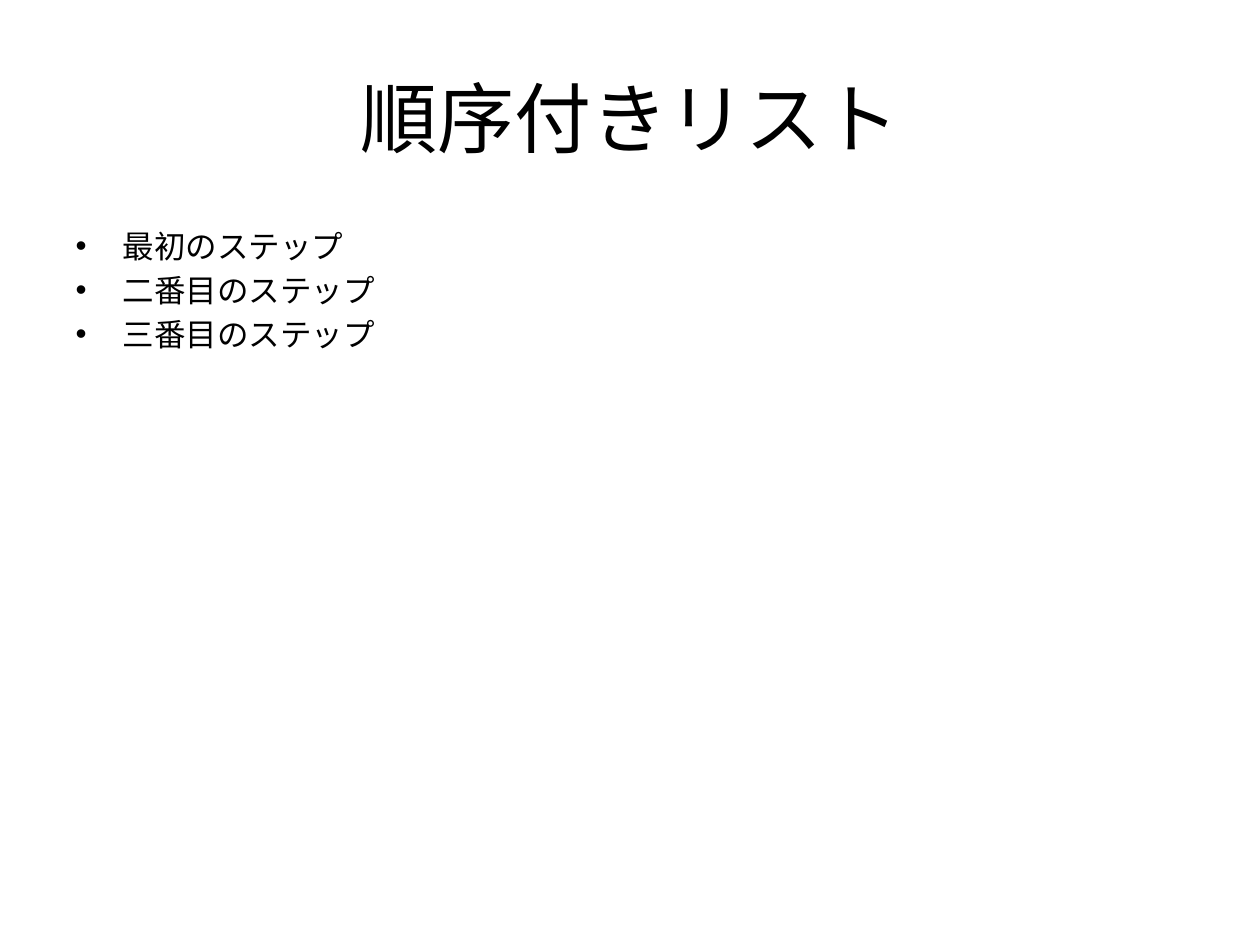
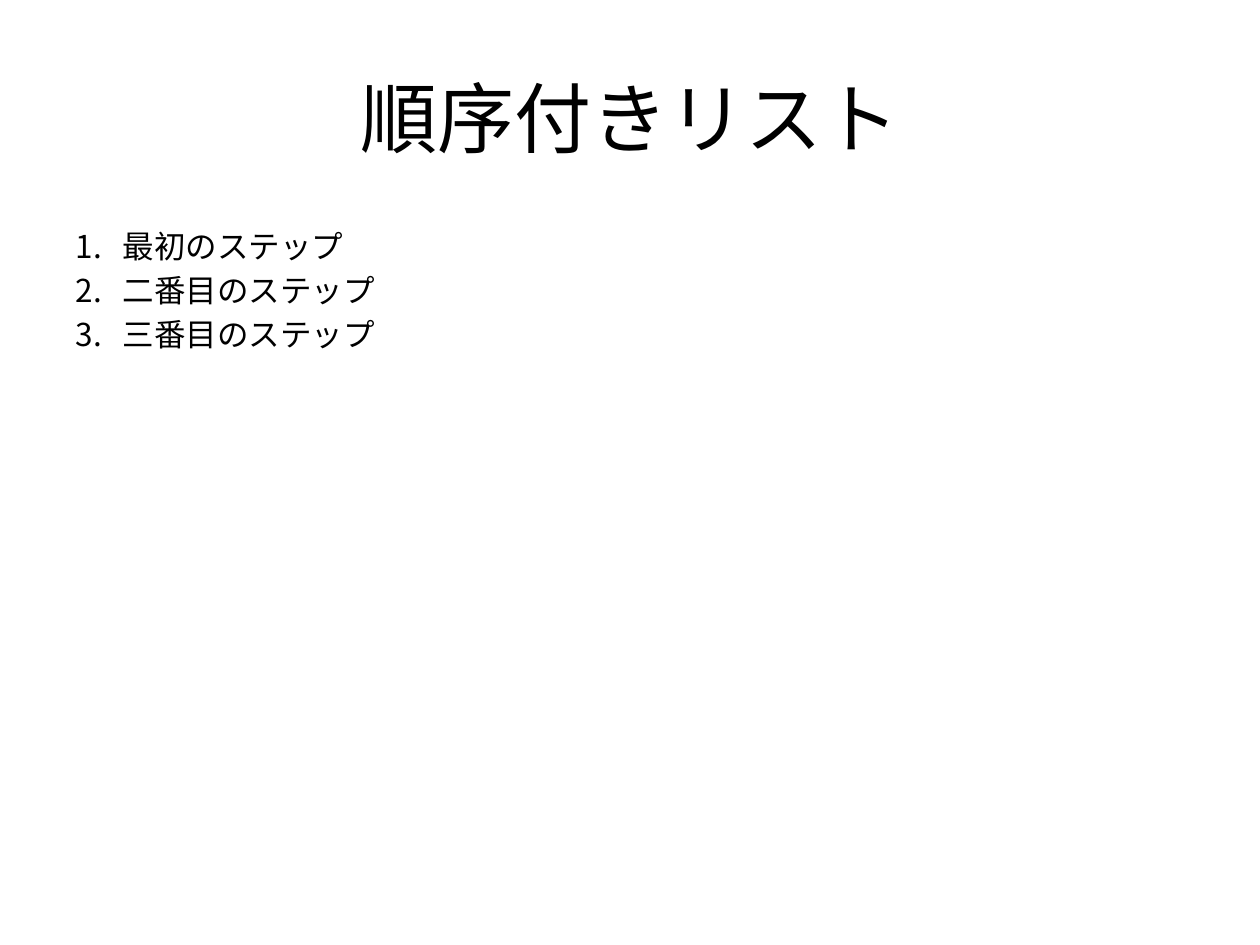
Before and after one commit to notfolder/qmd_to_pptx, a slide deck: slide 5 of demo_full.pptx. Drawn at 1260x945 pixels with LibreOffice and Linux fonts; fonts in the diff are those of the drawing. Boxes give left, top, right and bottom in pixels: in the first picture for what was removed or moved away, otherwise in the second. Text is boxed around its words. In the diff, an @@ line names an element or a change of style, - is before the commit and + after.

Commit message:
箇条書きリストの処理を改善し、ulタグとolタグに応じてリストの形式を適切に設定する機能を追加

```diff
--- a/demo_full.pptx
+++ b/demo_full.pptx
@@ text "最初のステップ" at bbox=[123, 231, 375, 349]: bullet • to 1. @@
```
Also in this commit, not shown: 1 other file.
